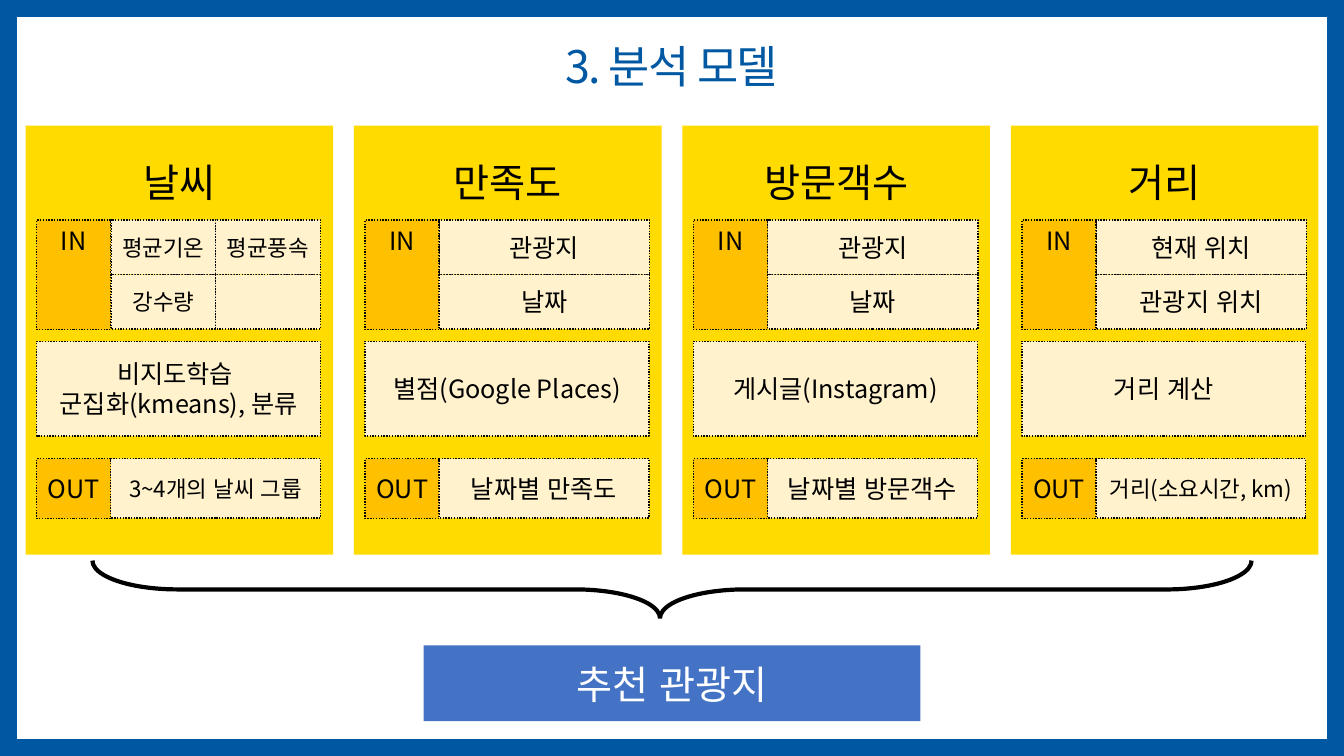
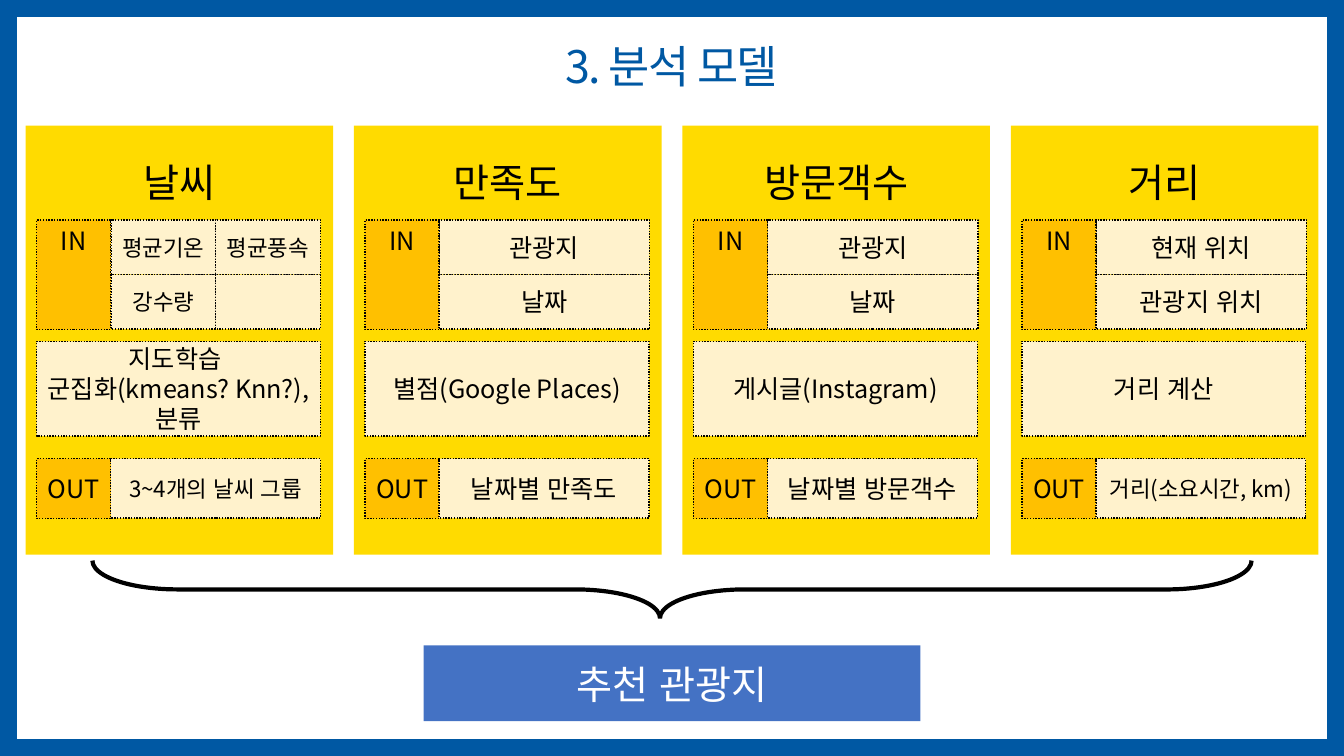
Before and after one commit to jihyeyun00/teamproject_python, a slide deck: slide 6 of 2차 팀프로젝트/6조_날씨-거리-만족도 기반의 제주도 관광지 추천(이현창,김동훈,김호경,윤지혜).pptx (slide 9 before the commit). Drawn at 1344x756 pixels with LibreOffice and Linux fonts; fonts in the diff are those of the drawing. Boxes give left, top, right and bottom in pixels: in the first picture for what was removed or moved away, otherwise in the second. Text is boxed around its words. In the diff, an @@ line names an element or a change of style, - is before the commit and + after.

```diff
--- a/2차 팀프로젝트/6조_날씨-거리-만족도 기반의 제주도 관광지 추천(이현창,김동훈,김호경,윤지혜).pptx
+++ b/2차 팀프로젝트/6조_날씨-거리-만족도 기반의 제주도 관광지 추천(이현창,김동훈,김호경,윤지혜).pptx
@@ text in rectangle at box(48, 347, 309, 430): text changed @@
-비지도학습
-군집화(kmeans), 분류
+지도학습
+군집화(kmeans? Knn?), 분류
```
Also in this commit, not shown: 5 other slides changed, 12 slides added, 6 slides removed, 13 other files.
